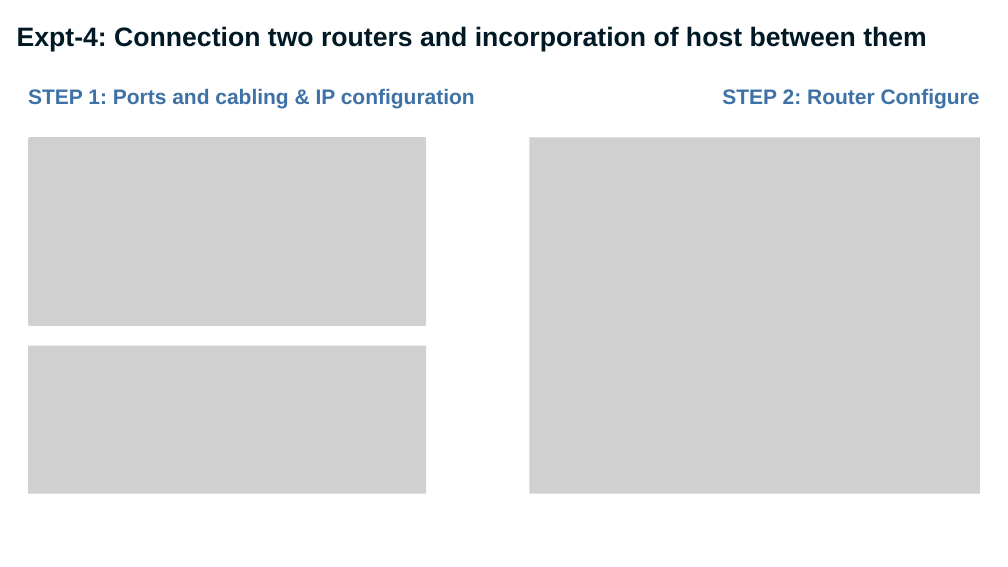
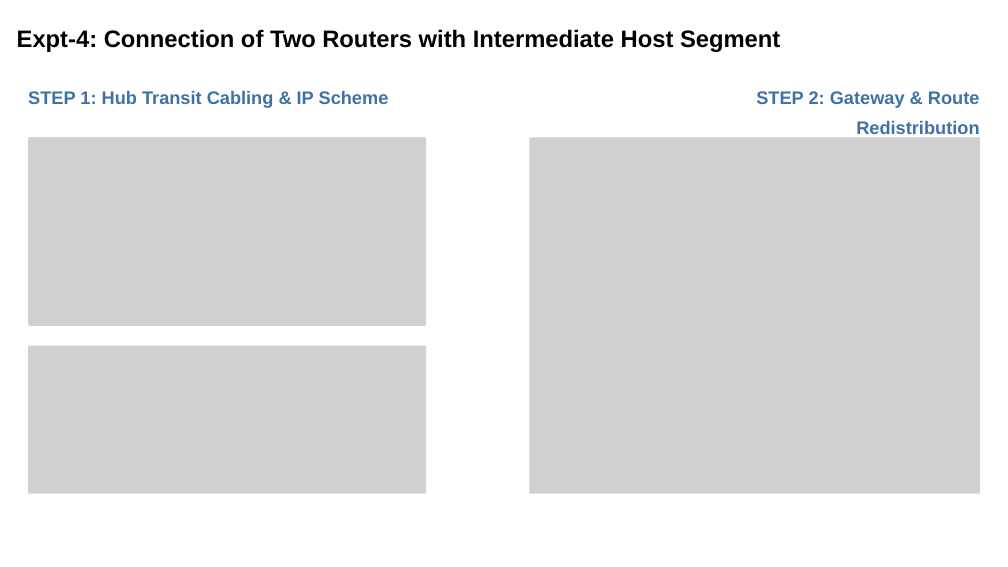
Before and after one commit to MDTHA-X/CN_presentation, a slide deck: slide 16 of CN.pptx. Drawn at 1008x567 pixels with LibreOffice and Linux fonts; fonts in the diff are those of the drawing; grey boxes stand for pictures; background and template pictures are left out. Boxes give left, top, right and bottom in pixels: in the first picture for what was removed or moved away, otherwise in the second. Text is boxed around its words. In the diff, an @@ line names an element or a change of style, - is before the commit and + after.

```diff
--- a/CN.pptx
+++ b/CN.pptx
@@ text at (17, 29, 780, 52): text changed; size 38 to 34 pt; text colour gradient #001924 to #050417 to #000000 @@
-Expt-4: Connection two routers and incorporation of host between them
+Expt-4: Connection of Two Routers with Intermediate Host Segment
@@ text at (28, 91, 389, 108): text changed; size 30 to 26 pt @@
-STEP 1: Ports and cabling & IP configuration
+STEP 1: Hub Transit Cabling & IP Scheme
@@ text at (756, 91, 980, 134): text changed; size 30 to 26 pt @@
-STEP 2: Router Configure
+STEP 2: Gateway & Route Redistribution
```
Also in this commit, not shown: 31 other slides changed, 1 other file.
